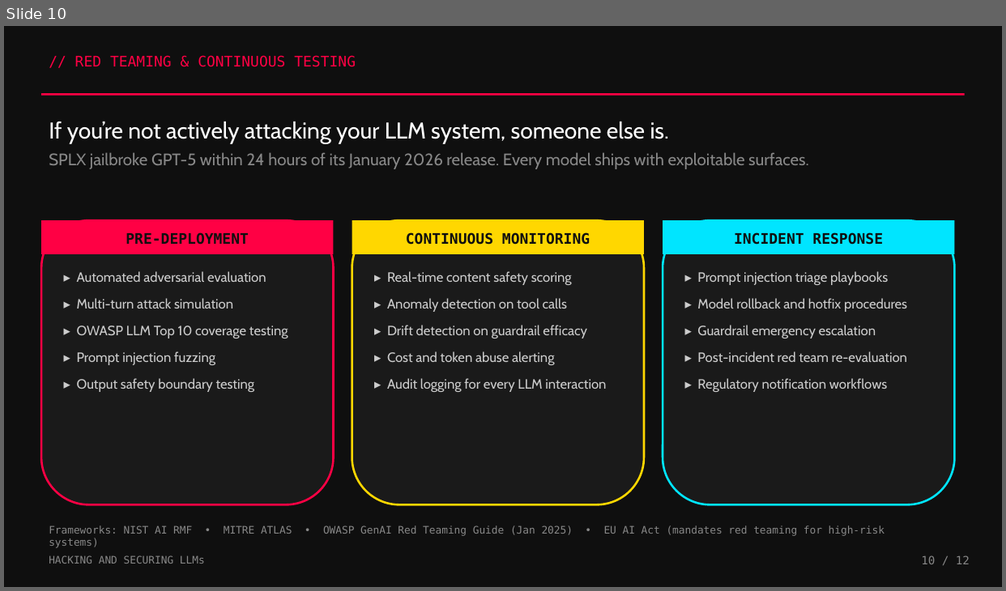
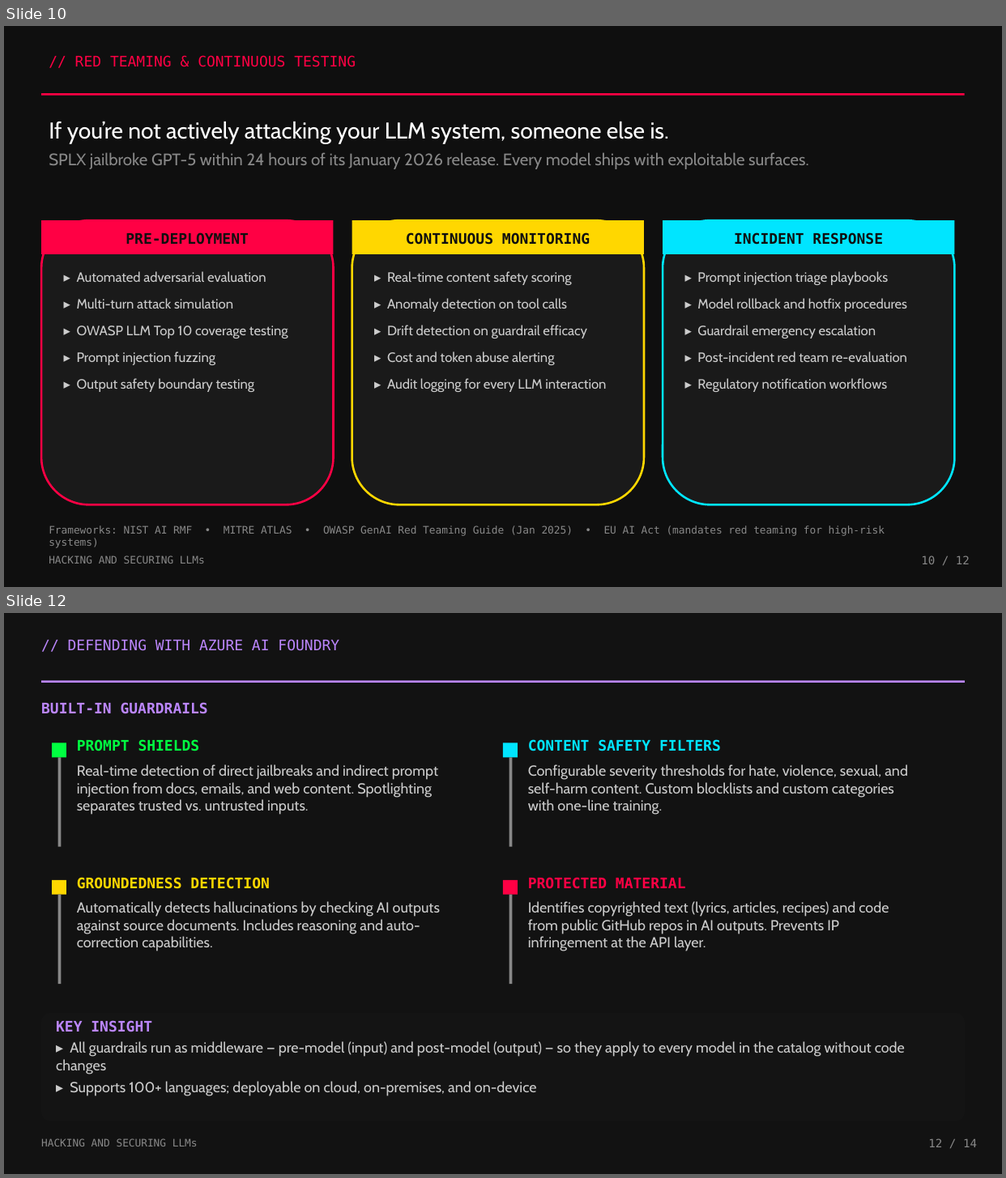
Before and after one commit to GregLevenhagen/hacking-and-securing-llms, a slide deck: hacking-and-securing-llms.pptx. Shown one above the other, each under a label of ours: slide 10 before the commit, slides 10 and 12 after it; the slides between them are not shown. The pictures are 1006x591 and 1006x1178 pixels, drawn with LibreOffice and Linux fonts; fonts in the diff are those of the drawing. Boxes give left, top, right and bottom in pixels: in the first picture for what was removed or moved away, otherwise in the second. Text is boxed around its words. In the diff, an @@ line names an element or a change of style, - is before the commit and + after.

Commit message:
Update presentation deck

```diff
--- a/hacking-and-securing-llms.pptx
+++ b/hacking-and-securing-llms.pptx
@@ slide 12 added at [4, 613, 1002, 1174], background #121212 @@
@@ text added at [68, 639, 339, 651], 14 pt, text #BB86FC @@
+// DEFENDING WITH AZURE AI FOUNDRY
@@ rectangle added at [41, 680, 965, 683], fill #BB86FC @@
@@ text added at [41, 702, 208, 714], 14 pt, text #BB86FC, bold @@
+BUILT-IN GUARDRAILS
@@ rectangle added at [52, 743, 66, 757], fill #00FF41 @@
@@ rectangle added at [58, 757, 61, 846], fill #888888 @@
@@ text added at [77, 739, 200, 752], 14 pt, text #00FF41, bold @@
+PROMPT SHIELDS
@@ rectangle added at [503, 743, 518, 757], fill #00E5FF @@
@@ rectangle added at [509, 757, 513, 846], fill #888888 @@
@@ text added at [528, 739, 721, 752], 14 pt, text #00E5FF, bold @@
+CONTENT SAFETY FILTERS
@@ text added at [77, 764, 438, 815], 14 pt, text #CCCCCC @@
+Real-time detection of direct jailbreaks and indirect prompt injection from docs, emails, and web content. Spotlighting separates trusted vs. untrusted inputs.
@@ text added at [528, 764, 908, 815], 14 pt, text #CCCCCC @@
+Configurable severity thresholds for hate, violence, sexual, and self-harm content. Custom blocklists and custom categories with one-line training.
@@ text added at [77, 877, 269, 889], 14 pt, text #FFD700, bold @@
+GROUNDEDNESS DETECTION
@@ text added at [528, 877, 686, 889], 14 pt, text #FF0044, bold @@
+PROTECTED MATERIAL
@@ rectangle added at [52, 880, 66, 895], fill #FFD700 @@
@@ rectangle added at [58, 895, 61, 983], fill #888888 @@
@@ text added at [77, 901, 440, 952], 14 pt, text #CCCCCC @@
+Automatically detects hallucinations by checking AI outputs against source documents. Includes reasoning and auto-correction capabilities.
@@ rectangle added at [503, 880, 518, 895], fill #FF0044 @@
@@ rectangle added at [509, 895, 513, 983], fill #888888 @@
@@ text added at [528, 901, 889, 952], 14 pt, text #CCCCCC @@
+Identifies copyrighted text (lyrics, articles, recipes) and code from public GitHub repos in AI outputs. Prevents IP infringement at the API layer.
@@ rounded rectangle added at [41, 1013, 965, 1122], fill #141414 @@
@@ text added at [56, 1020, 905, 1097], 14 pt, text #CCCCCC @@
+KEY INSIGHT
+▸ All guardrails run as middleware — pre-model (input) and post-model (output) — so they apply to every model in the catalog without code changes
+▸ Supports 100+ languages; deployable on cloud, on-premises, and on-device
@@ text added at [41, 1139, 198, 1147], 10 pt, text #888888 @@
+HACKING AND SECURING LLMs
@@ text added at [928, 1139, 977, 1148], 11 pt, text #888888 @@
+12 / 14
```
Also in this commit, not shown: 2 slides changed, 1 other slide added.
